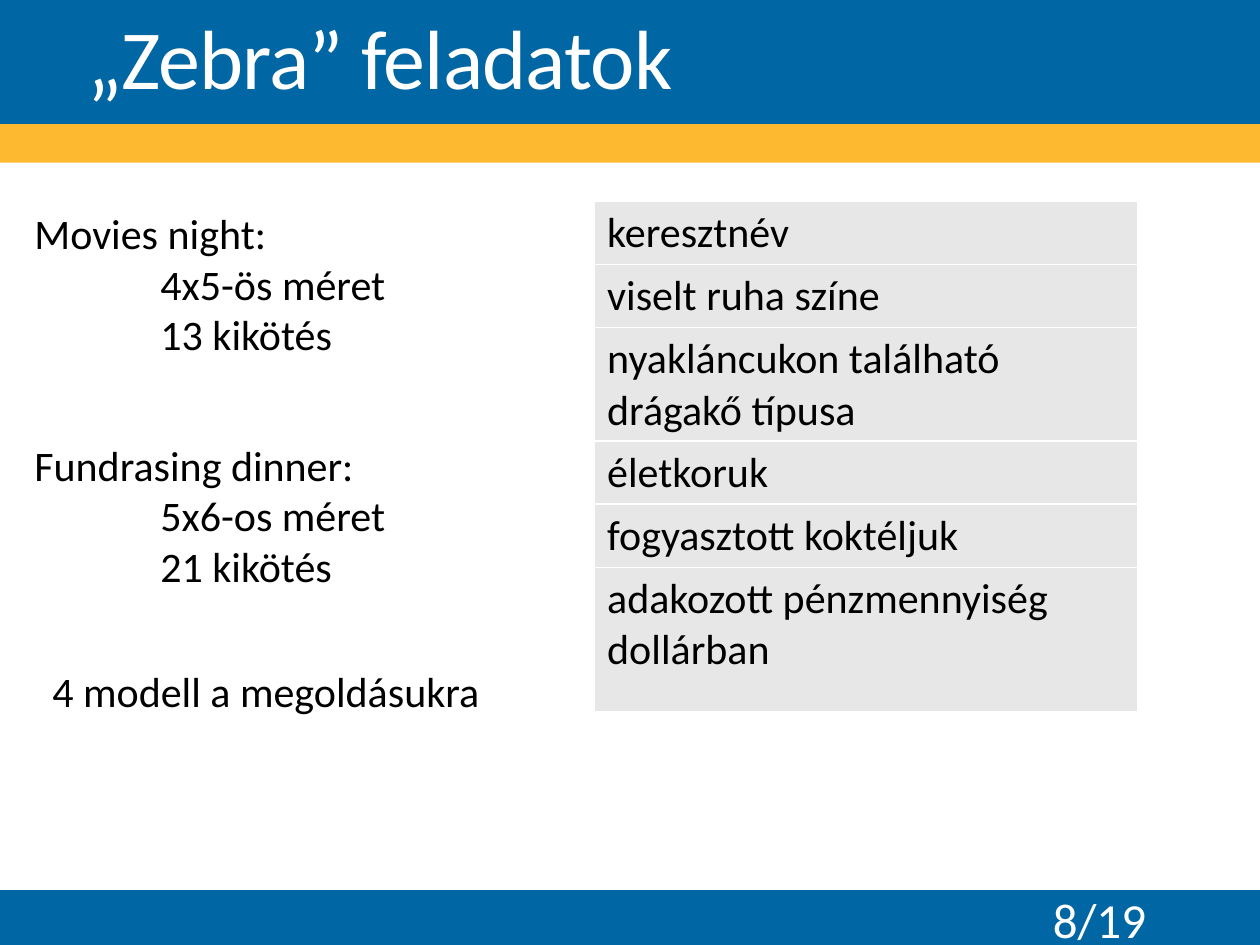
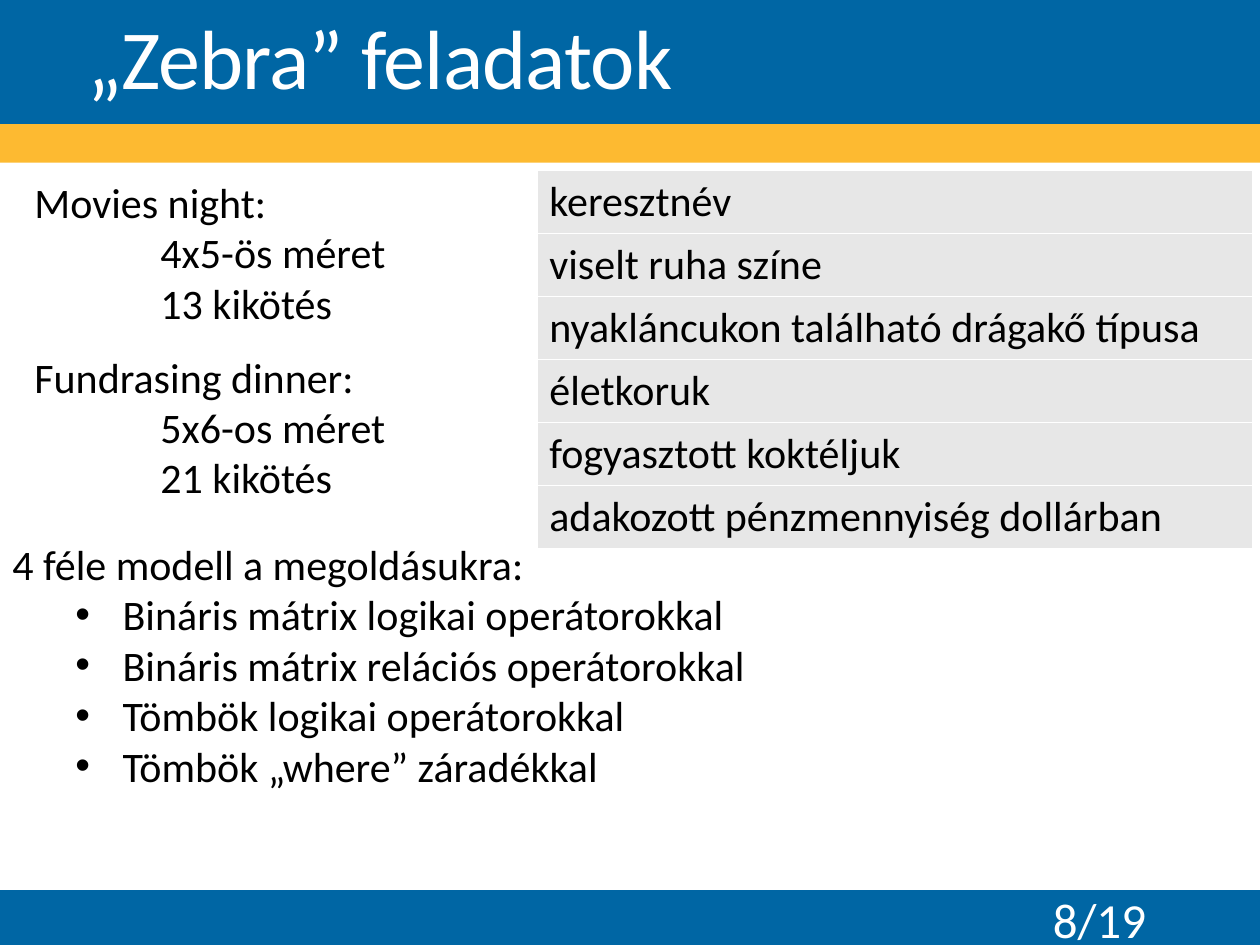
Before and after one commit to Teaching-projects/SZE-Peku221b, a slide deck: slide 8 of CP_Dolgozat/Előadás/Logikai feladványok megoldása korlátprogramozással.pptx. Drawn at 1260x945 pixels with LibreOffice and Linux fonts; fonts in the diff are those of the drawing; background and template pictures are left out. Boxes give left, top, right and bottom in pixels: in the first picture for what was removed or moved away, otherwise in the second. Text is boxed around its words. In the diff, an @@ line names an element or a change of style, - is before the commit and + after.

```diff
--- a/CP_Dolgozat/Előadás/Logikai feladványok megoldása korlátprogramozással.pptx
+++ b/CP_Dolgozat/Előadás/Logikai feladványok megoldása korlátprogramozással.pptx
@@ text "Movies night:": place and size @@
-text "Movies night:" at box(34, 219, 385, 351)
+text "Movies night:" at box(34, 188, 385, 320)
@@ table: place and size @@
-table at box(595, 202, 1138, 712)
+table at box(537, 170, 1252, 548)
@@ text "Fundrasing dinner:": place and size @@
-text "Fundrasing dinner:" at box(34, 451, 385, 583)
+text "Fundrasing dinner:" at box(34, 363, 385, 494)
@@ text at box(12, 550, 745, 788): text changed @@
-4 modell a megoldásukra
+4 féle modell a megoldásukra:
+  • Bináris mátrix logikai operátorokkal
+  • Bináris mátrix relációs operátorokkal
+  • Tömbök logikai operátorokkal
+  • Tömbök „where” záradékkal
```
Also in this commit, not shown: 1 other slide changed, 2 other files.
